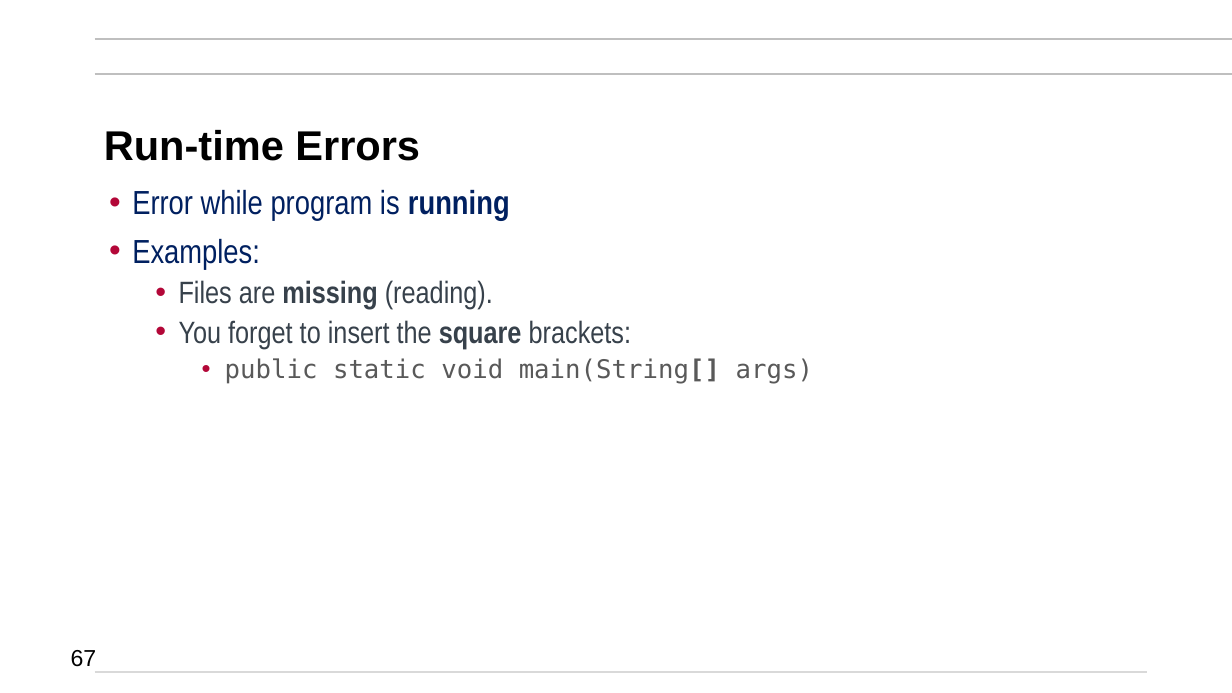
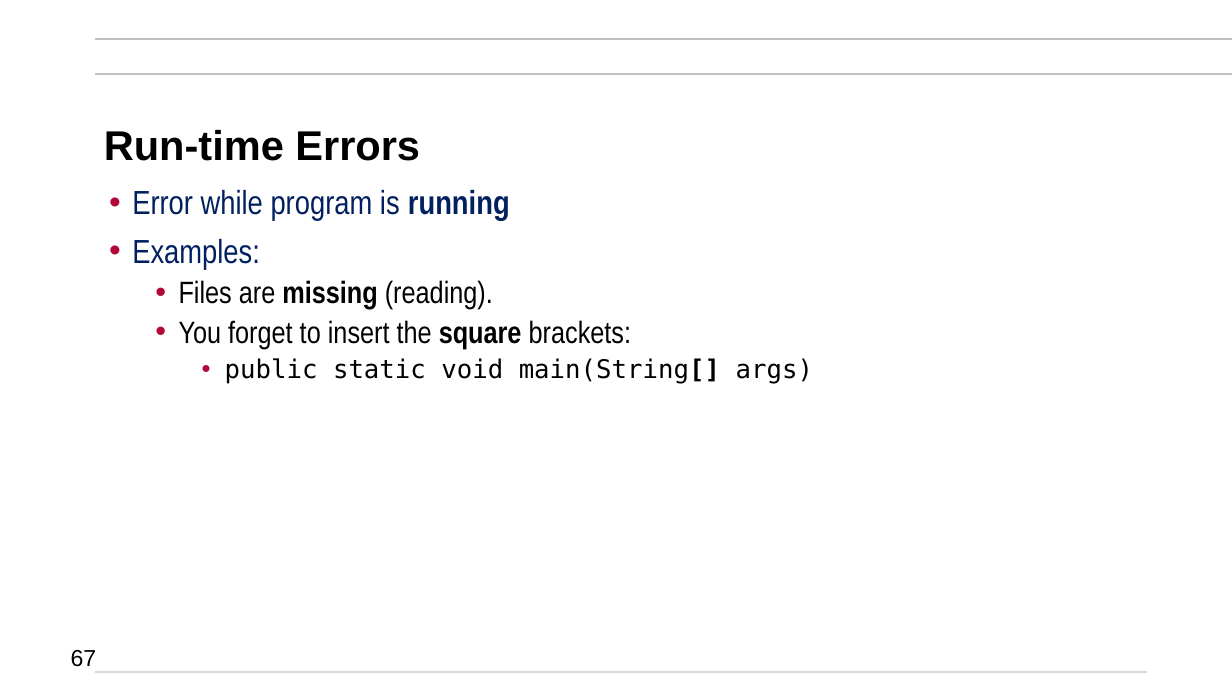
Before and after one commit to mikegrace2/CSEN160-Fall2026-Course-Website, a slide deck: slide 67 of lectures/Week01_JavaRefresher/3_JavaRefresher_V4.pptx. Drawn at 1232x693 pixels with LibreOffice and Linux fonts; fonts in the diff are those of the drawing; background and template pictures are left out. Boxes give left, top, right and bottom in pixels: in the first picture for what was removed or moved away, otherwise in the second. Text is boxed around its words. In the diff, an @@ line names an element or a change of style, - is before the commit and + after.

Commit message:
Only style updates

```diff
--- a/lectures/Week01_JavaRefresher/3_JavaRefresher_V4.pptx
+++ b/lectures/Week01_JavaRefresher/3_JavaRefresher_V4.pptx
@@ text at (x1=179, y1=280, x2=813, y2=383): text colour #37414B to #000000 in "Files are missing (reading).", "You forget to insert the square brackets:"; text colour #595959 to #000000 in "public static void main(String[] args)" @@
```
Also in this commit, not shown: 9 other slides changed.
